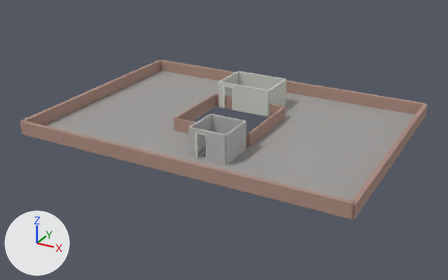
The glTF model game/assets/building/roof.glb: old version first, new version second.
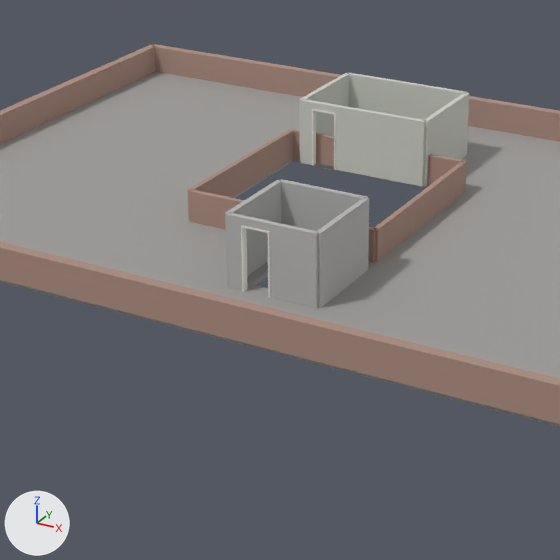
Each version is shown whole from a camera (50 mm lens) standing at (23.2, -43.4, 39.3) and looking at (0.0, -1.1, 18.1), then close up on the part from 22% to 72% of the width and 15% to 95% of the height. Lighting does not change. The marker at lower left points along +X, +Y and +Z. The first two pictures are the older version. Vertices at exactly the same position are counted once.

The older version as bpy lines, for what is in view:
```python
ob_roof_slabs_col = bpy.data.objects.new('ROOF_slabs-col', me_roof_slabs_col)
ob_roof_slabs_col.location = (0.0, 0.0, 0.0)
ob_roof_trim = bpy.data.objects.new('ROOF_trim', me_roof_trim)
ob_roof_trim.location = (0.0, 0.0, 0.0)
ob_roof_walls_brick_col = bpy.data.objects.new('ROOF_walls_brick-col', me_roof_walls_brick_col)
ob_roof_walls_brick_col.location = (0.0, 0.0, 0.0)
ob_roof_walls_col = bpy.data.objects.new('ROOF_walls-col', me_roof_walls_col)
ob_roof_walls_col.location = (0.0, 0.0, 0.0)
ob_roof_walls_conc_col = bpy.data.objects.new('ROOF_walls_conc-col', me_roof_walls_conc_col)
ob_roof_walls_conc_col.location = (0.0, 0.0, 0.0)
```
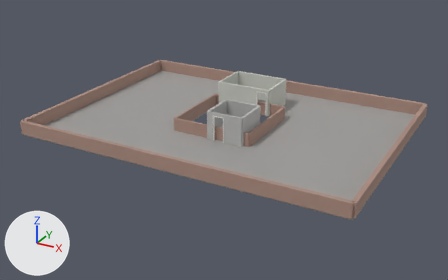
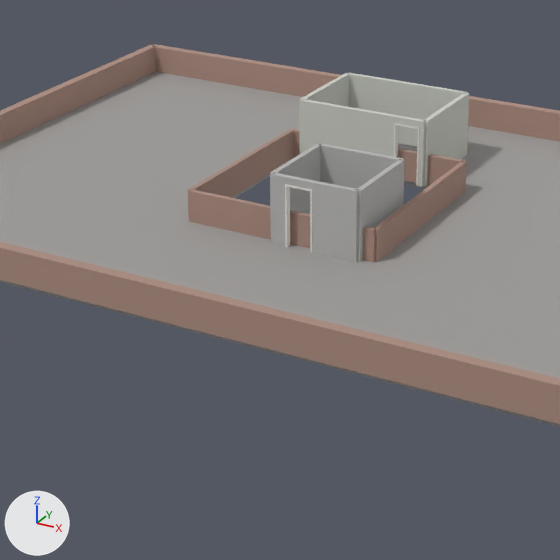
Boxes [x1, y1, x2, y2] around the edits, measured in the close-ups (560 x 560 px; the box of a moved part takes in the faces that stretch with it):
```json
{"object": "ROOF_walls_conc-col", "change": "moved", "before": [225, 179, 369, 309], "after": [270, 143, 405, 262]}
{"object": "ROOF_trim", "change": "reshaped", "before": [241, 109, 336, 298], "after": [285, 123, 419, 253], "on screen": "41% wider, 31% shorter"}
{"part": 1, "of": "me_roof_slabs_col", "change": "moved or reshaped", "before": [223, 229, 410, 312], "after": [267, 143, 419, 269]}
{"part": 2, "of": "me_roof_trim", "change": "moved or reshaped", "before": [312, 109, 336, 170], "after": [394, 123, 419, 186]}
{"part": 3, "of": "me_roof_trim", "change": "moved or reshaped", "before": [241, 225, 270, 293], "after": [285, 184, 312, 253]}
{"part": 4, "of": "me_roof_walls_col", "change": "moved or reshaped", "before": [300, 99, 426, 186], "after": [300, 99, 426, 186]}
```

Scene script edits in JSON lines:
```json
{"block": "me_roof_slabs_col", "where": "# used by ob_roof_slabs_col; location = (0.0, 0.0, 0.0)"}
{"op": "remove", "block": "me_roof_slabs_col", "code": "me_roof_slabs_col.from_pydata(...)  # 56 vertices, 120 faces; spans x -14.0..14.0, y -10.0..10.0, z 19.0..19.2"}
{"op": "add", "block": "me_roof_slabs_col", "code": "me_roof_slabs_col.from_pydata(...)  # 60 vertices, 144 faces; spans x -14.0..14.0, y -10.0..10.0, z 19.0..19.2"}
{"block": "me_roof_slabs_col", "change": "me_roof_slabs_col part 1: 32 vertices removed from x -14.0..14.0, y -6.8..6.6, z 19.0..19.2; 36 vertices added at x -14.0..14.0, y -3.2..6.8, z 19.0..19.2"}
{"block": "me_roof_trim", "where": "# used by ob_roof_trim; location = (0.0, 0.0, 0.0)"}
{"op": "remove", "block": "me_roof_trim", "code": "me_roof_trim.from_pydata(...)  # 40 vertices, 72 faces; spans x -2.42..1.88, y -7.31..3.31, z 19.2..21.36"}
{"op": "add", "block": "me_roof_trim", "code": "me_roof_trim.from_pydata(...)  # 40 vertices, 72 faces; spans x 0.42..1.83, y -3.81..3.31, z 19.2..21.36"}
{"block": "me_roof_trim", "change": "me_roof_trim part 2: the loose piece of 20 vertices spanning x -2.42..-1.46, y 3.09..3.31, z 19.2..21.36 is moved by (3.29, 0.0, 0.0)"}
{"block": "me_roof_trim", "change": "me_roof_trim part 3: the loose piece of 20 vertices spanning x 0.92..1.88, y -7.31..-7.09, z 19.2..21.36 is moved by (-0.5, 3.5, 0.0)"}
{"block": "me_roof_walls_col", "where": "me_roof_walls_col.from_pydata(...)  # 44 vertices, 72 faces; spans x -2.99..2.09, y 3.11..6.89, z 19.2..21.6"}
{"block": "me_roof_walls_col", "where": "# used by ob_roof_walls_col; location = (0.0, 0.0, 0.0)"}
{"block": "me_roof_walls_col", "change": "me_roof_walls_col part 4: all 12 vertices in x -2.42..-1.46, y 3.11..3.29, z 19.2..21.6 are moved by (3.29, 0.0, 0.0)"}
{"block": "me_roof_walls_conc_col", "where": "# used by ob_roof_walls_conc_col; location = (0.0, 0.0, 0.0)"}
{"op": "remove", "block": "me_roof_walls_conc_col", "code": "me_roof_walls_conc_col.from_pydata(...)  # 44 vertices, 72 faces; spans x 0.31..3.54, y -7.29..-4.01, z 19.2..21.6"}
{"op": "add", "block": "me_roof_walls_conc_col", "code": "me_roof_walls_conc_col.from_pydata(...)  # 44 vertices, 72 faces; spans x -0.19..3.04, y -3.79..-0.51, z 19.2..21.6"}
{"block": "me_roof_walls_conc_col", "change": "me_roof_walls_conc_col part 5: the whole mesh is moved by (-0.5, 3.5, 0.0)"}
```
